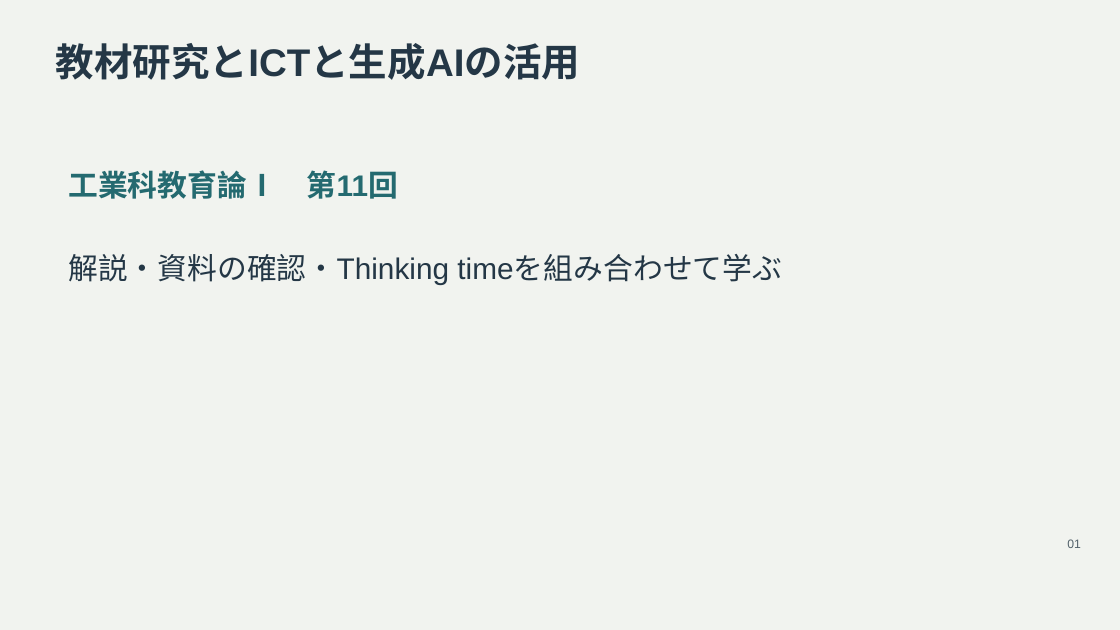
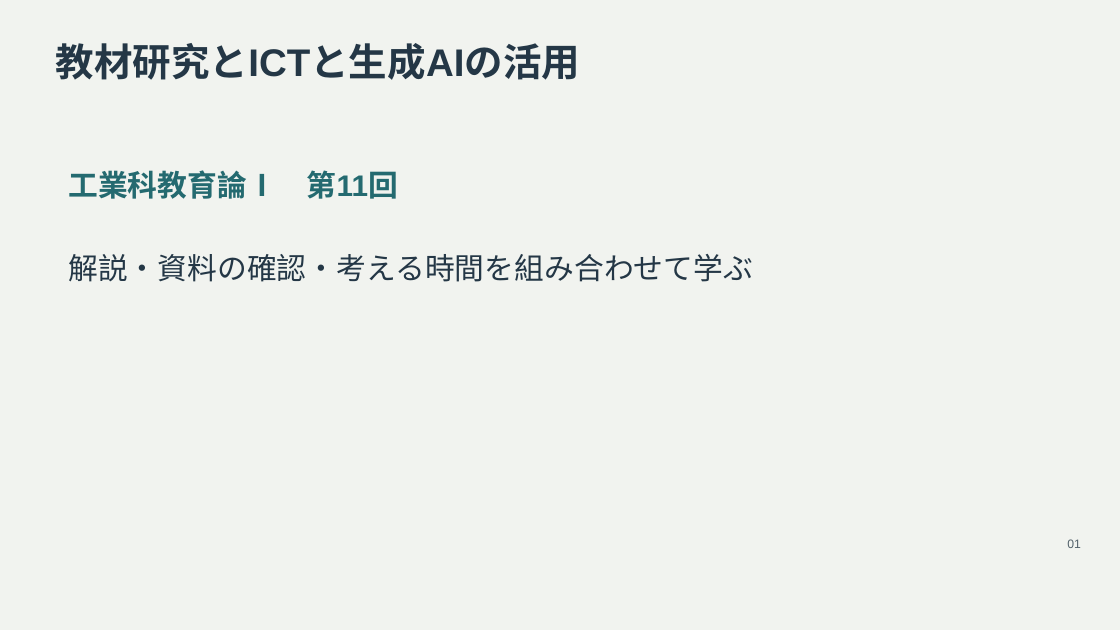
Before and after one commit to zooc-14calbp/industrial-education-i, a slide deck: slide 1 of lessons/11/slides.pptx. Drawn at 1120x630 pixels with LibreOffice and Linux fonts; fonts in the diff are those of the drawing. Boxes give left, top, right and bottom in pixels: in the first picture for what was removed or moved away, otherwise in the second. Text is boxed around its words. In the diff, an @@ line names an element or a change of style, - is before the commit and + after.

```diff
--- a/lessons/11/slides.pptx
+++ b/lessons/11/slides.pptx
@@ text at <box>68,254,753,282</box>: text changed @@
-解説・資料の確認・Thinking timeを組み合わせて学ぶ
+解説・資料の確認・考える時間を組み合わせて学ぶ
```
Also in this commit, not shown: 1 other slide changed, 42 other files.
